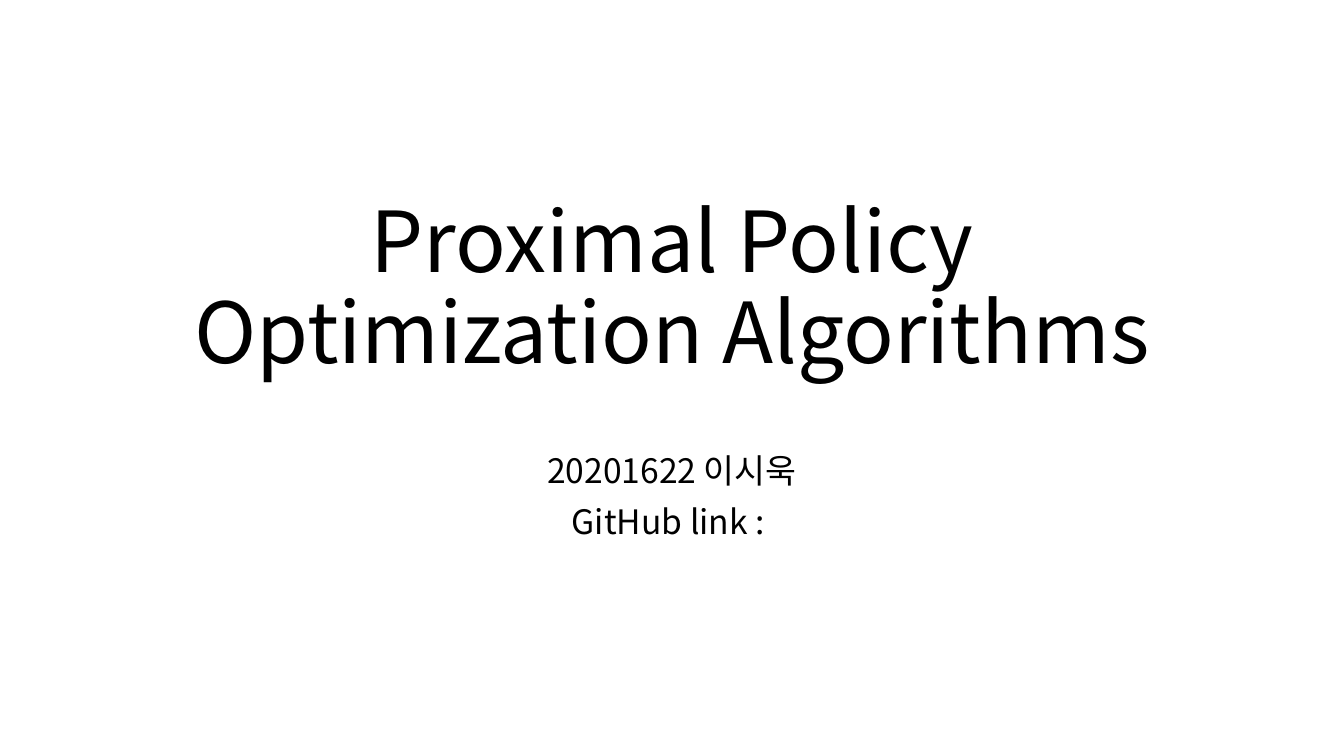
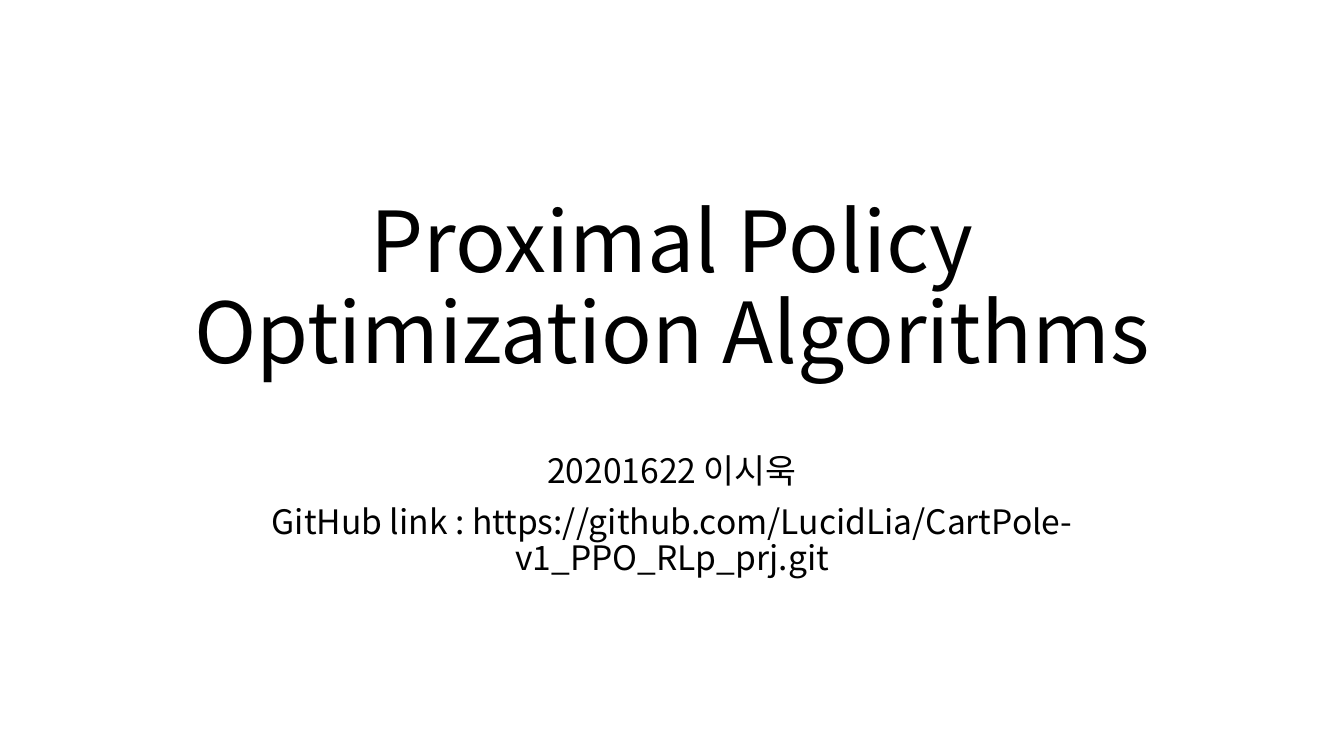
Before and after one commit to LucidLia/CartPole-v1_PPO_RL_prj, a slide deck: slide 1 of PPO_RL_prj_20201622.pptx. Drawn at 1344x756 pixels with LibreOffice and Linux fonts; fonts in the diff are those of the drawing. Boxes give left, top, right and bottom in pixels: in the first picture for what was removed or moved away, otherwise in the second. Text is boxed around its words. In the diff, an @@ line names an element or a change of style, - is before the commit and + after.

Commit message:
add github lin

```diff
--- a/PPO_RL_prj_20201622.pptx
+++ b/PPO_RL_prj_20201622.pptx
@@ subtitle at (272, 507, 1072, 579): text changed @@
-GitHub link :
+GitHub link : https://github.com/LucidLia/CartPole-v1_PPO_RLp_prj.git
```
Also in this commit, not shown: 2 other files.
